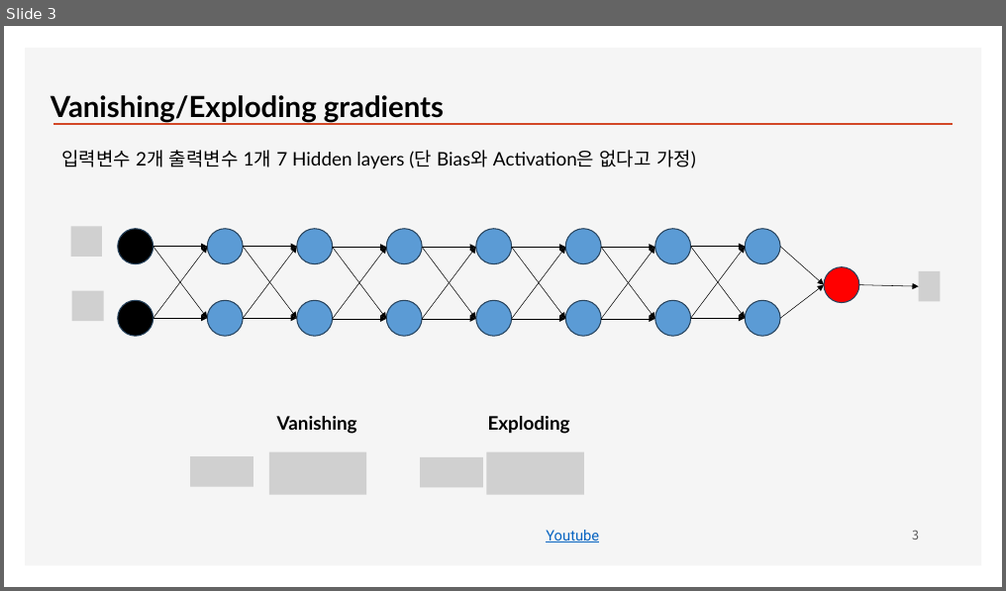
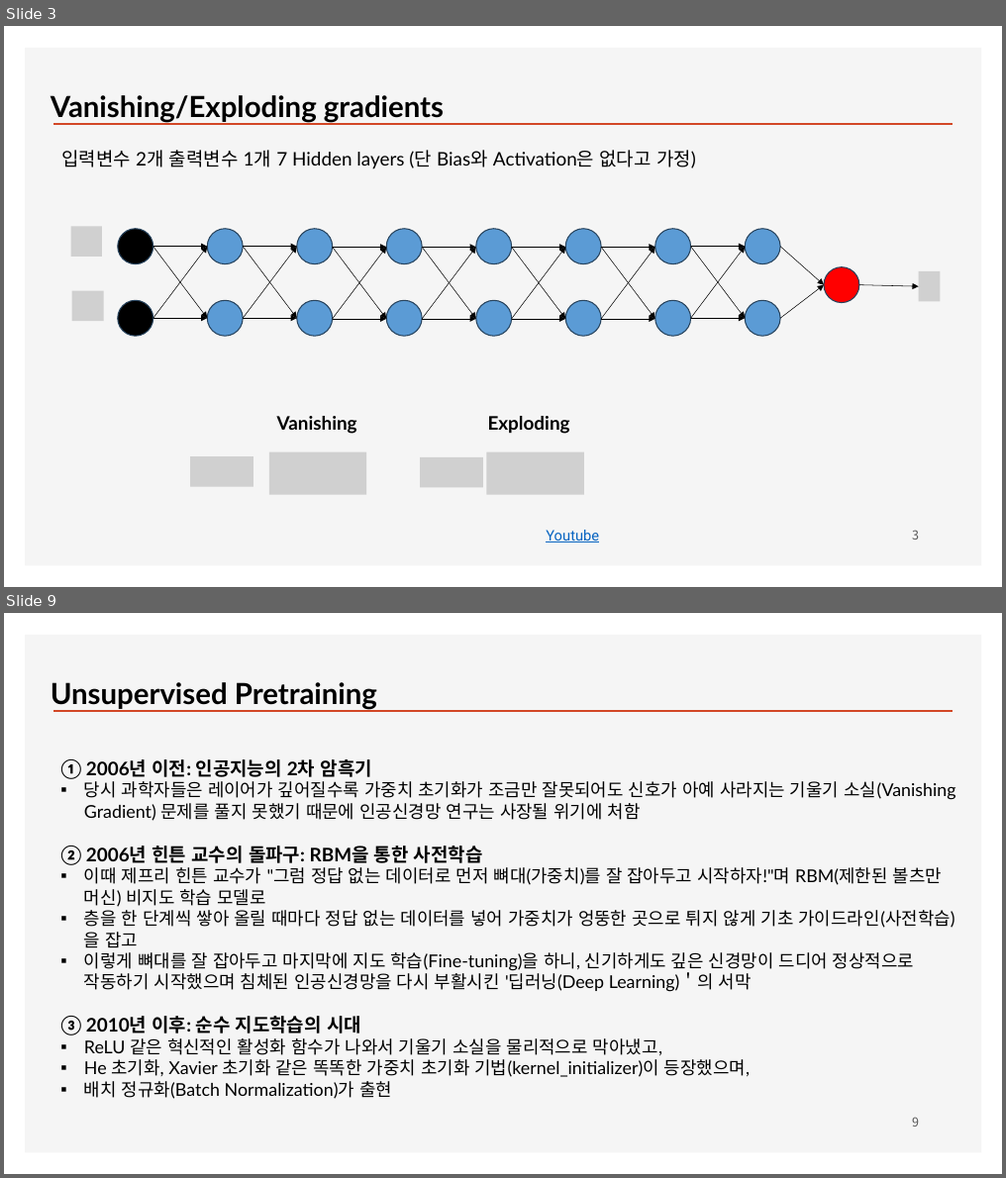
Before and after one commit to ancestor9/2026_Fall_Deep-Learning-with-Python, a slide deck: ML/Chapter11_Training Deep Neural Networks.pptx. Shown one above the other, each under a label of ours: slide 3 before the commit, slides 3 and 9 after it; the slides between them are not shown. The pictures are 1006x591 and 1006x1178 pixels, drawn with LibreOffice and Linux fonts; fonts in the diff are those of the drawing; grey boxes stand for pictures; background and template pictures are left out. Boxes give left, top, right and bottom in pixels: in the first picture for what was removed or moved away, otherwise in the second. Text is boxed around its words. In the diff, an @@ line names an element or a change of style, - is before the commit and + after.

```diff
--- a/ML/Chapter11_Training Deep Neural Networks.pptx
+++ b/ML/Chapter11_Training Deep Neural Networks.pptx
@@ slide 9 added at [4, 613, 1002, 1174], background #FFFFFF; not listed: 2 template elements that a slide beside it also shows @@
@@ text added at [51, 682, 377, 709], 28 pt, text #000000, bold @@
+Unsupervised Pretraining
@@ text added at [60, 760, 955, 1099], 17 pt, text #000000 @@
+① 2006년 이전: 인공지능의 2차 암흑기
+▪ 당시 과학자들은 레이어가 깊어질수록 가중치 초기화가 조금만 잘못되어도 신호가 아예 사라지는 기울기 소실(Vanishing Gradient) 문제를 풀지 못했기 때문에 인공신경망 연구는 사장될 위기에 처함
+② 2006년 힌튼 교수의 돌파구: RBM을 통한 사전학습
+▪ 이때 제프리 힌튼 교수가 "그럼 정답 없는 데이터로 먼저 뼈대(가중치)를 잘 잡아두고 시작하자!"며 RBM(제한된 볼츠만 머신) 비지도 학습 모델로
+▪ 층을 한 단계씩 쌓아 올릴 때마다 정답 없는 데이터를 넣어 가중치가 엉뚱한 곳으로 튀지 않게 기초 가이드라인(사전학습)을 잡고
+▪ 이렇게 뼈대를 잘 잡아두고 마지막에 지도 학습(Fine-tuning)을 하니, 신기하게도 깊은 신경망이 드디어 정상적으로 작동하기 시작했으며 침체된 인공신경망을 다시 부활시킨 '딥러닝(Deep Learning)＇의 서막
+③ 2010년 이후: 순수 지도학습의 시대
+▪ ReLU 같은 혁신적인 활성화 함수가 나와서 기울기 소실을 물리적으로 막아냈고,
+▪ He 초기화, Xavier 초기화 같은 똑똑한 가중치 초기화 기법(kernel_initializer)이 등장했으며,
+▪ 배치 정규화(Batch Normalization)가 출현
@@ page number added at [912, 1117, 919, 1127], 12 pt, text #595959 @@
+9
```
Also in this commit, not shown: 7 other slides added.
